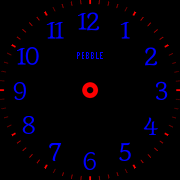
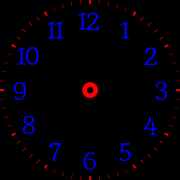
Two versions of the same layered image (180×180). Layer-by-layer changes:
renamed "details" to "axle", painted on it over [77,52,103,59]
